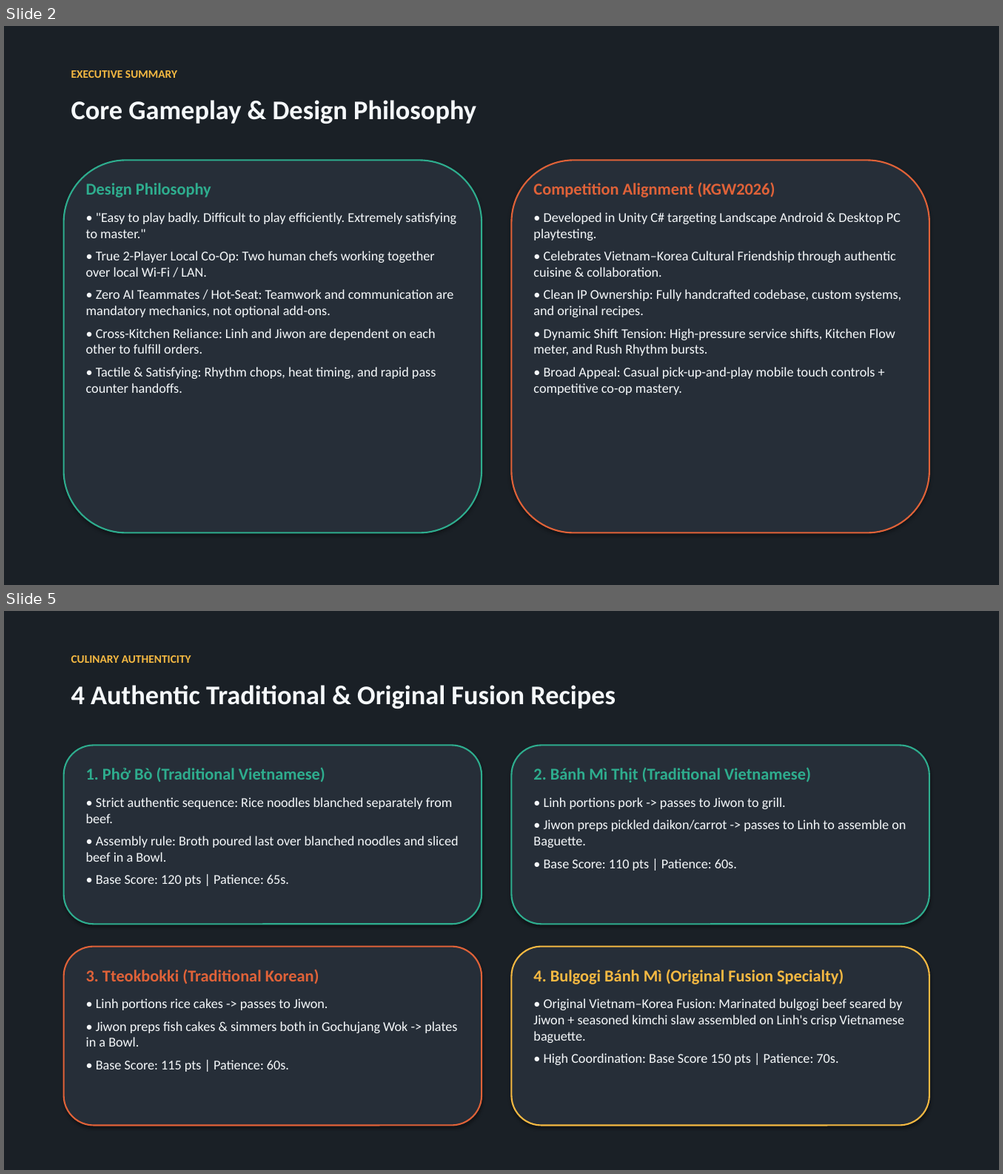
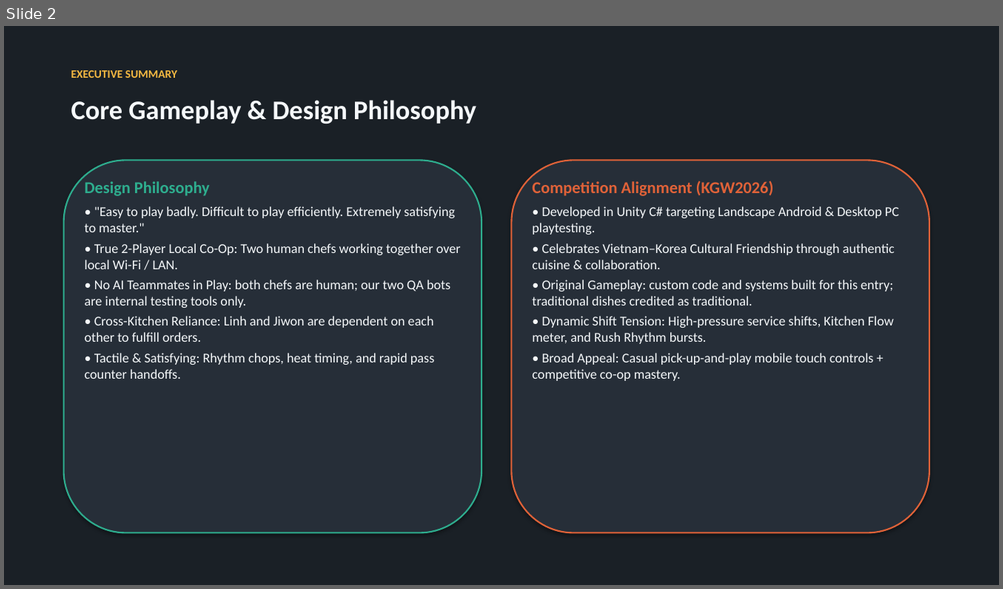
Before and after one commit to madlyham/two-ladles, a slide deck: docs/two_ladles_concept.pptx. Shown one above the other, each under a label of ours: slides 2 and 5 before the commit, slide 2 after it; the slides between them are not shown. The pictures are 1003x1174 and 1003x589 pixels, drawn with LibreOffice and Linux fonts; fonts in the diff are those of the drawing. Boxes give left, top, right and bottom in pixels: in the first picture for what was removed or moved away, otherwise in the second. Text is boxed around its words. In the diff, an @@ line names an element or a change of style, - is before the commit and + after.

```diff
--- a/docs/two_ladles_concept.pptx
+++ b/docs/two_ladles_concept.pptx
@@ slide 5 removed at (4,611,999,1170), background #FFFFFF @@
@@ rectangle removed at (4,611,999,1170) @@
@@ text removed at (71,655,191,663) @@
-CULINARY AUTHENTICITY
@@ text removed at (71,685,615,709) @@
-4 Authentic Traditional & Original Fusion Recipes
@@ rounded rectangle removed at (64,745,481,924) @@
@@ rounded rectangle removed at (512,745,929,924) @@
@@ text removed at (86,768,458,886) @@
-1. Phở Bò (Traditional Vietnamese)
-• Strict authentic sequence: Rice noodles blanched separately from beef.
-• Assembly rule: Broth poured last over blanched noodles and sliced beef in a Bowl.
-• Base Score: 120 pts | Patience: 65s.
@@ text removed at (533,767,905,871) @@
-2. Bánh Mì Thịt (Traditional Vietnamese)
-• Linh portions pork -> passes to Jiwon to grill.
-• Jiwon preps pickled daikon/carrot -> passes to Linh to assemble on Baguette.
-• Base Score: 110 pts | Patience: 60s.
@@ rounded rectangle removed at (64,947,481,1126) @@
@@ rounded rectangle removed at (512,947,929,1126) @@
@@ text removed at (86,969,457,1072) @@
-3. Tteokbokki (Traditional Korean)
-• Linh portions rice cakes -> passes to Jiwon.
-• Jiwon preps fish cakes & simmers both in Gochujang Wok -> plates in a Bowl.
-• Base Score: 115 pts | Patience: 60s.
@@ text removed at (533,969,904,1065) @@
-4. Bulgogi Bánh Mì (Original Fusion Specialty)
-• Original Vietnam–Korea Fusion: Marinated bulgogi beef seared by Jiwon + seasoned kimchi slaw assembled on Linh's crisp Vietnamese baguette.
-• High Coordination: Base Score 150 pts | Patience: 70s.
@@ slide 2 changed as well @@
@@ text at (85,181,461,379): less space between paragraphs @@
@@ text at (532,181,899,381): less space between paragraphs @@
@@ text at (85,280,450,308): text changed @@
-• Zero AI Teammates / Hot-Seat: Teamwork and communication are mandatory mechanics, not optional add-ons.
+• No AI Teammates in Play: both chefs are human; our two QA bots are internal testing tools only.
@@ text at (532,280,893,306): text changed @@
-• Clean IP Ownership: Fully handcrafted codebase, custom systems, and original recipes.
+• Original Gameplay: custom code and systems built for this entry; traditional dishes credited as traditional.
```
Also in this commit, not shown: 10 other slides changed, 4 slides added, 43 other files.
